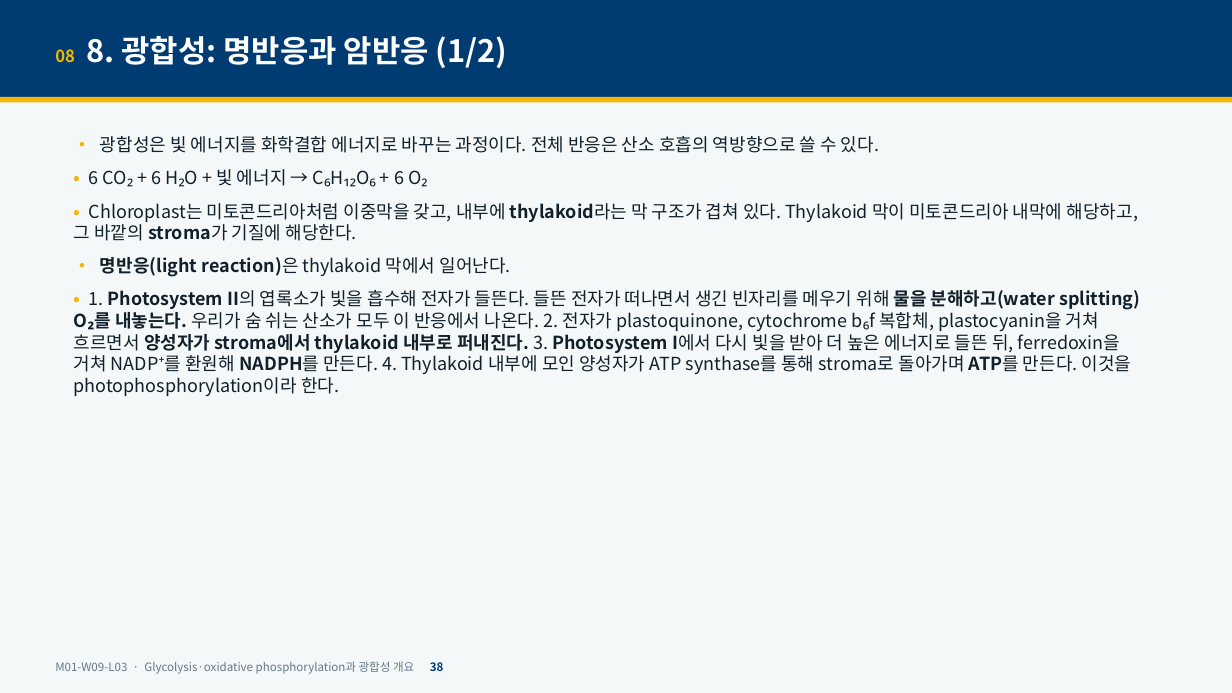
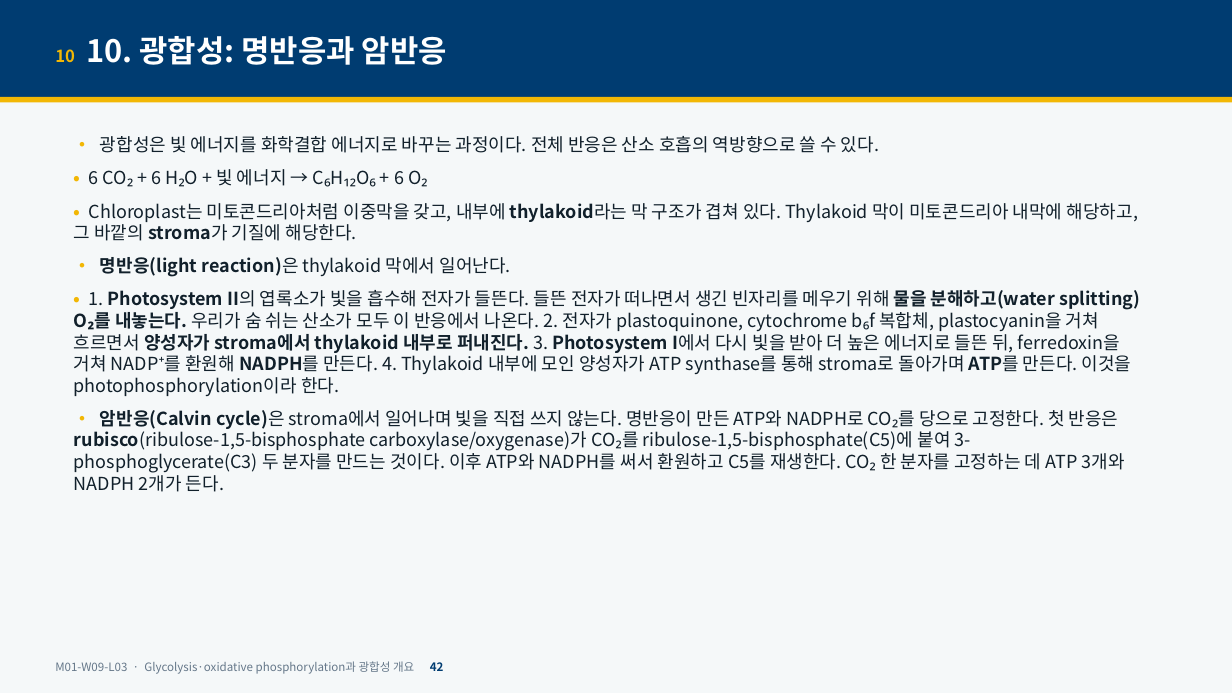
Before and after one commit to hoperiasd2/hoperiasd2.github.io, a slide deck: slide 42 of curriculum/M01/W09/L03/slides.pptx (slide 38 before the commit). Drawn at 1232x693 pixels with LibreOffice and Linux fonts; fonts in the diff are those of the drawing. Boxes give left, top, right and bottom in pixels: in the first picture for what was removed or moved away, otherwise in the second. Text is boxed around its words. In the diff, an @@ line names an element or a change of style, - is before the commit and + after.

```diff
--- a/curriculum/M01/W09/L03/slides.pptx
+++ b/curriculum/M01/W09/L03/slides.pptx
@@ text at [55, 36, 447, 65]: text changed @@
-08 8. 광합성: 명반응과 암반응 (1/2)
+10 10. 광합성: 명반응과 암반응
@@ text at [74, 410, 1124, 492]: paragraph added @@
+• 암반응(Calvin cycle)은 stroma에서 일어나며 빛을 직접 쓰지 않는다. 명반응이 만든 ATP와 NADPH로 CO₂를 당으로 고정한다. 첫 반응은 rubisco(ribulose-1,5-bisphosphate carboxylase/oxygenase)가 CO₂를 ribulose-1,5-bisphosphate(C5)에 붙여 3-phosphoglycerate(C3) 두 분자를 만드는 것이다. 이후 ATP와 NADPH를 써서 환원하고 C5를 재생한다. CO₂ 한 분자를 고정하는 데 ATP 3개와 NADPH 2개가 든다.
@@ text at [55, 661, 444, 674]: text changed @@
-M01-W09-L03 · Glycolysis·oxidative phosphorylation과 광합성 개요 38
+M01-W09-L03 · Glycolysis·oxidative phosphorylation과 광합성 개요 42
```
Also in this commit, not shown: 45 other slides changed, 8 slides added, 5 other files.
